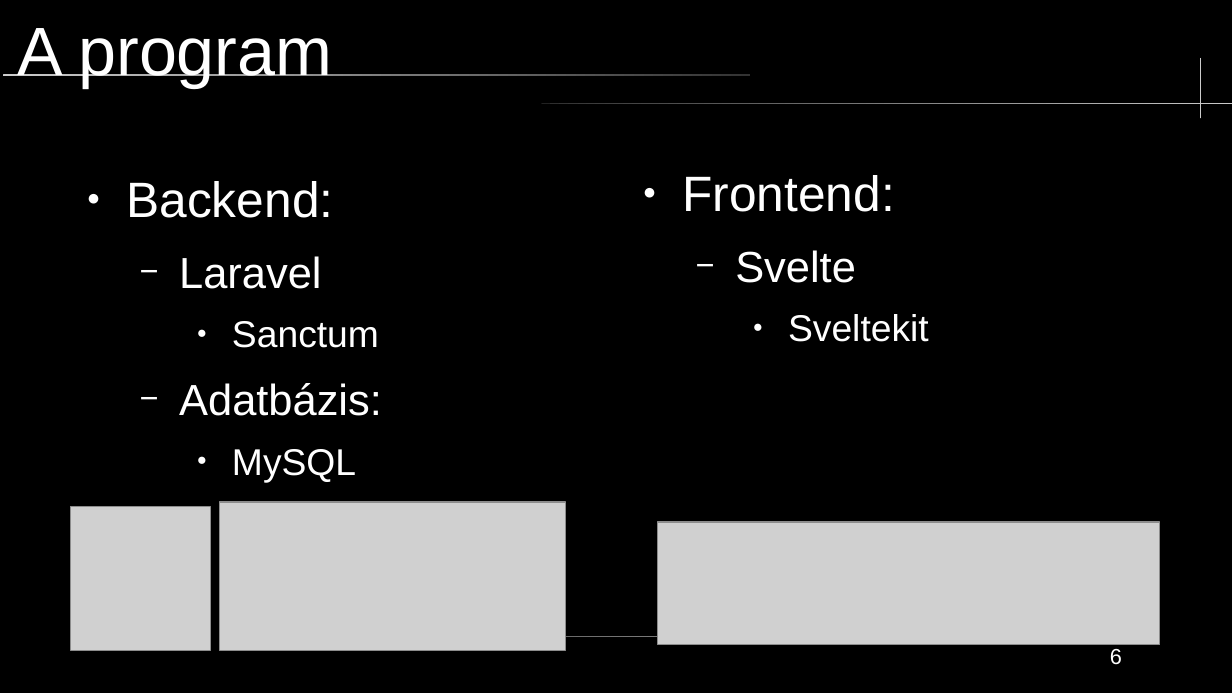
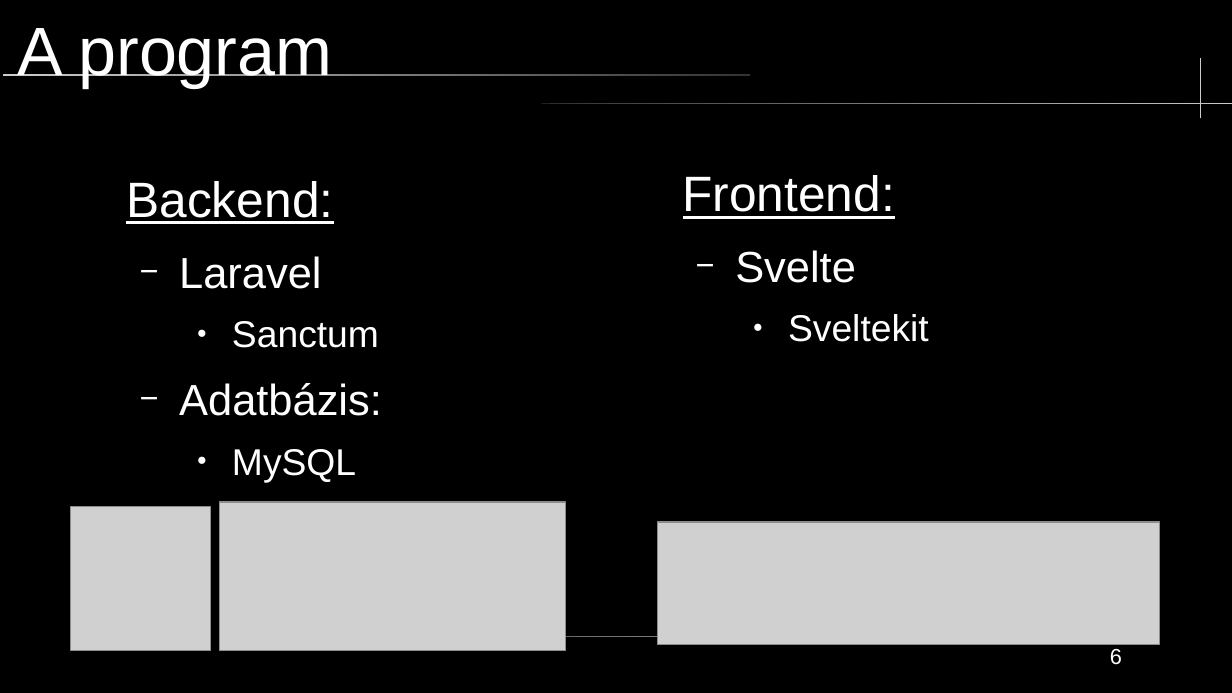
Before and after one commit to mikobalint-szbi/PawnHub, a slide deck: slide 6 of [Developer]/PPT és Dokumentáció/technikai prezentáció.odp. Drawn at 1232x693 pixels with LibreOffice and Linux fonts; fonts in the diff are those of the drawing; grey boxes stand for pictures. Boxes give left, top, right and bottom in pixels: in the first picture for what was removed or moved away, otherwise in the second. Text is boxed around its words. In the diff, an @@ line names an element or a change of style, - is before the commit and + after.

```diff
--- a/[Developer]/PPT és Dokumentáció/technikai prezentáció.odp
+++ b/[Developer]/PPT és Dokumentáció/technikai prezentáció.odp
@@ text at <box>683,175,895,219</box>: underline on in "Frontend:"; bullet ● to none @@
@@ text at <box>126,181,333,224</box>: underline on in "Backend:"; bullet ● to none @@
```
Also in this commit, not shown: 3 other slides changed, 1 other file.
